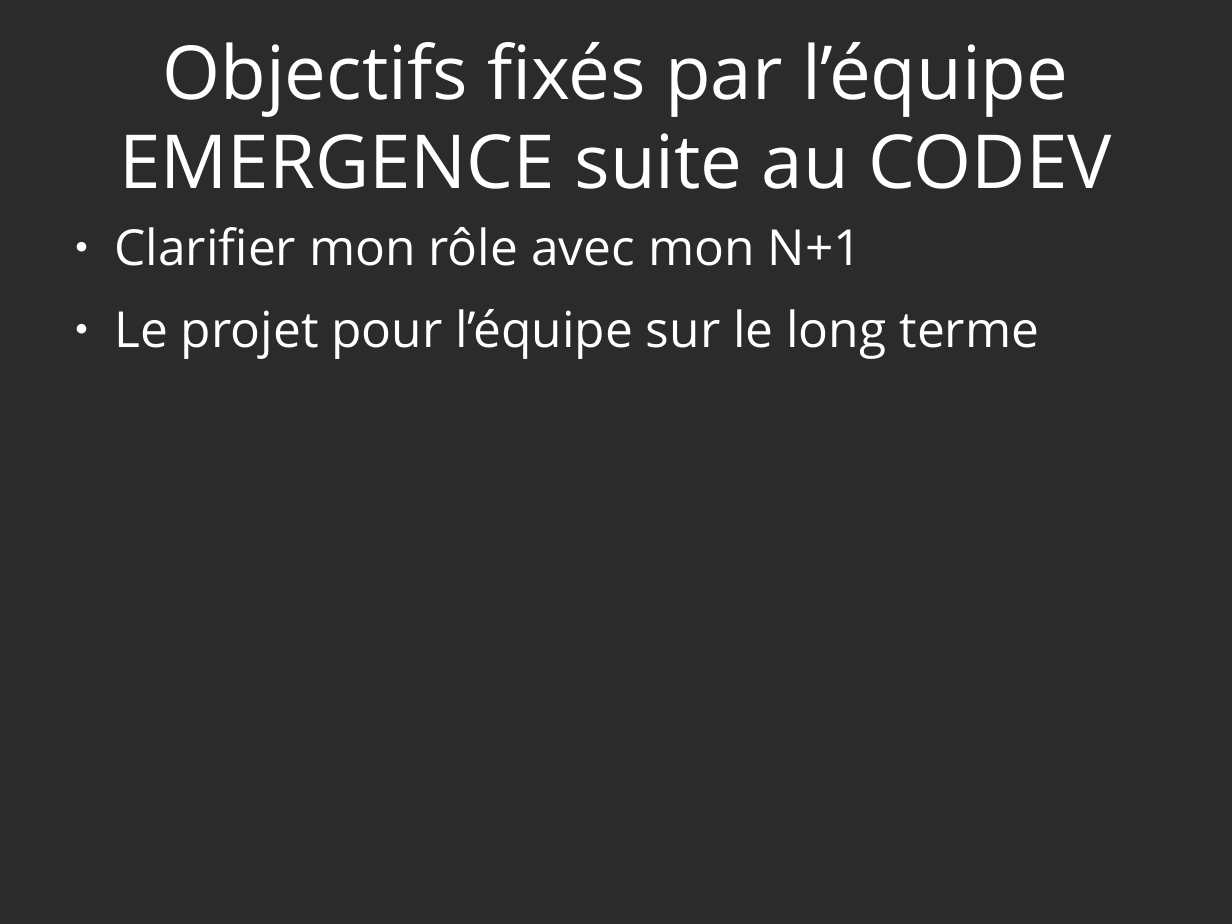
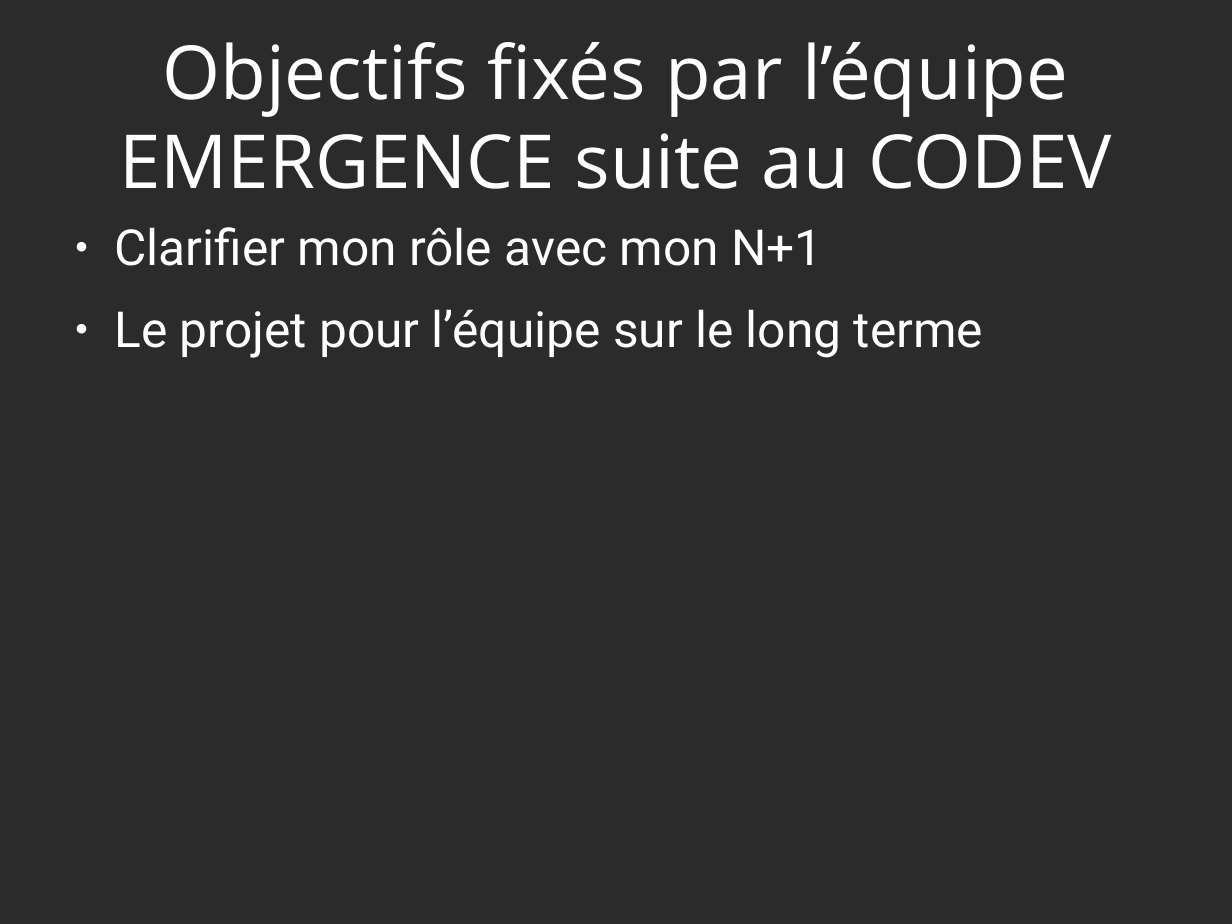
Before and after one commit to heylve/current, a slide deck: slide 11 of admin_perso/germe_formation.odp. Drawn at 1232x924 pixels with LibreOffice and Linux fonts; fonts in the diff are those of the drawing; background and template pictures are left out; a plain dark background stands for a picture behind light text. Boxes give left, top, right and bottom in pixels: in the first picture for what was removed or moved away, otherwise in the second. Text is boxed around its words. In the diff, an @@ line names an element or a change of style, - is before the commit and + after.

```diff
--- a/admin_perso/germe_formation.odp
+++ b/admin_perso/germe_formation.odp
@@ text "Clarifier mon rôle avec mon ..." at box(114, 227, 983, 358): font Open Sans to Roboto @@
```
Also in this commit, not shown: 15 other slides changed, 21 slides added, 2 other files.
